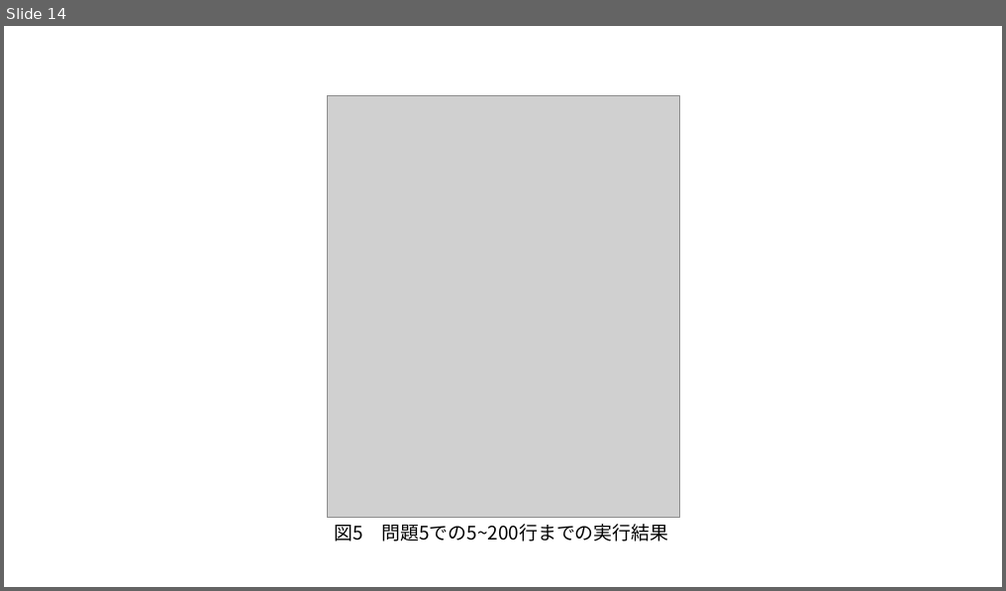
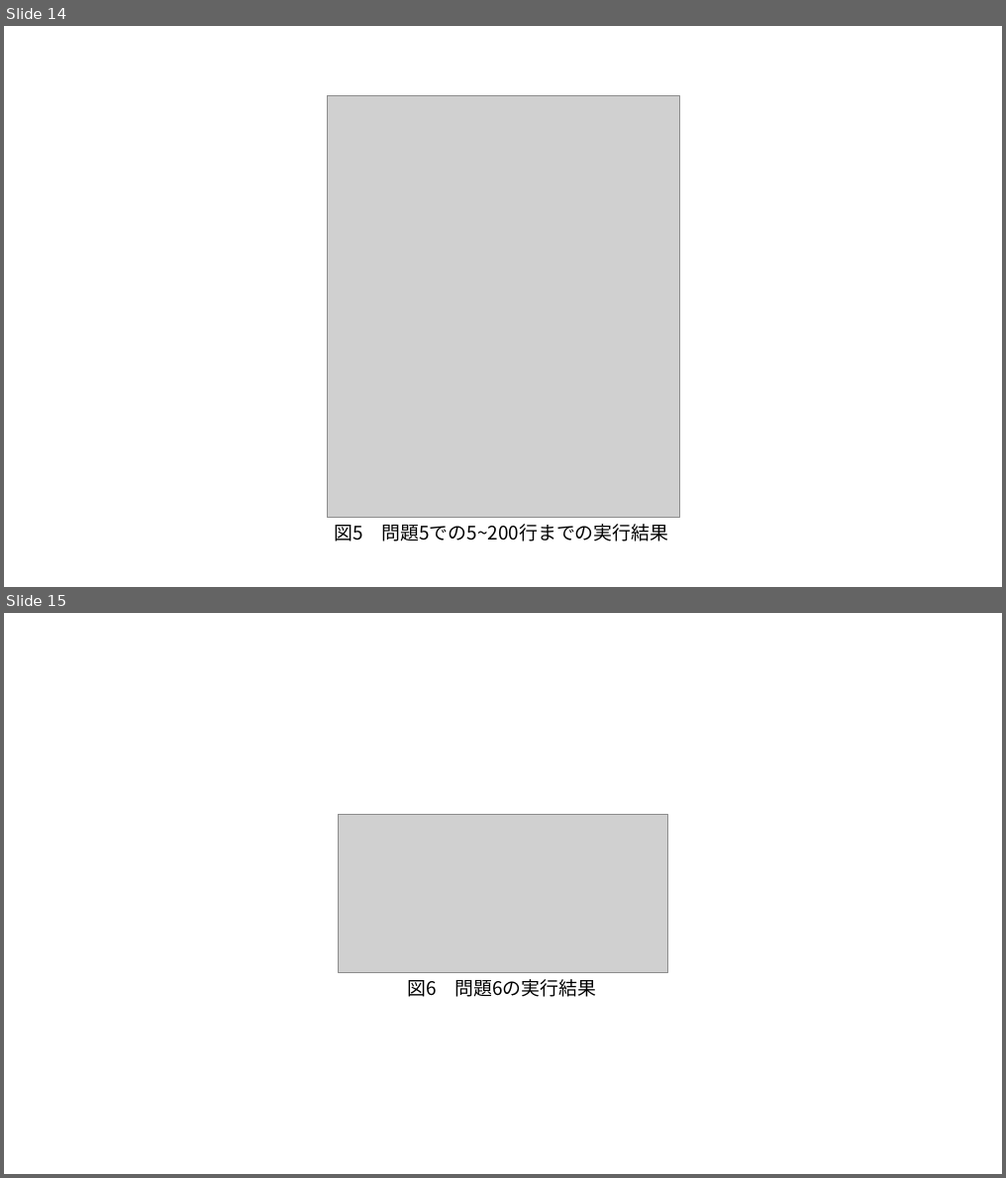
Before and after one commit to Ebichan610/univ_prog_experiment_project, a slide deck: latex/lec5/report_2412747_5.pptx. Shown one above the other, each under a label of ours: slide 14 before the commit, slides 14 and 15 after it. The pictures are 1006x591 and 1006x1178 pixels, drawn with LibreOffice and Linux fonts; fonts in the diff are those of the drawing; grey boxes stand for pictures. Boxes give left, top, right and bottom in pixels: in the first picture for what was removed or moved away, otherwise in the second. Text is boxed around its words. In the diff, an @@ line names an element or a change of style, - is before the commit and + after.

```diff
--- a/latex/lec5/report_2412747_5.pptx
+++ b/latex/lec5/report_2412747_5.pptx
@@ slide 15 added at [4,613,1002,1174], background #FFFFFF @@
@@ picture added at [339,814,668,973] @@
@@ text added at [407,979,597,997], 18 pt, text #000000 @@
+図6 問題6の実行結果
```
Also in this commit, not shown: 2 other files.
